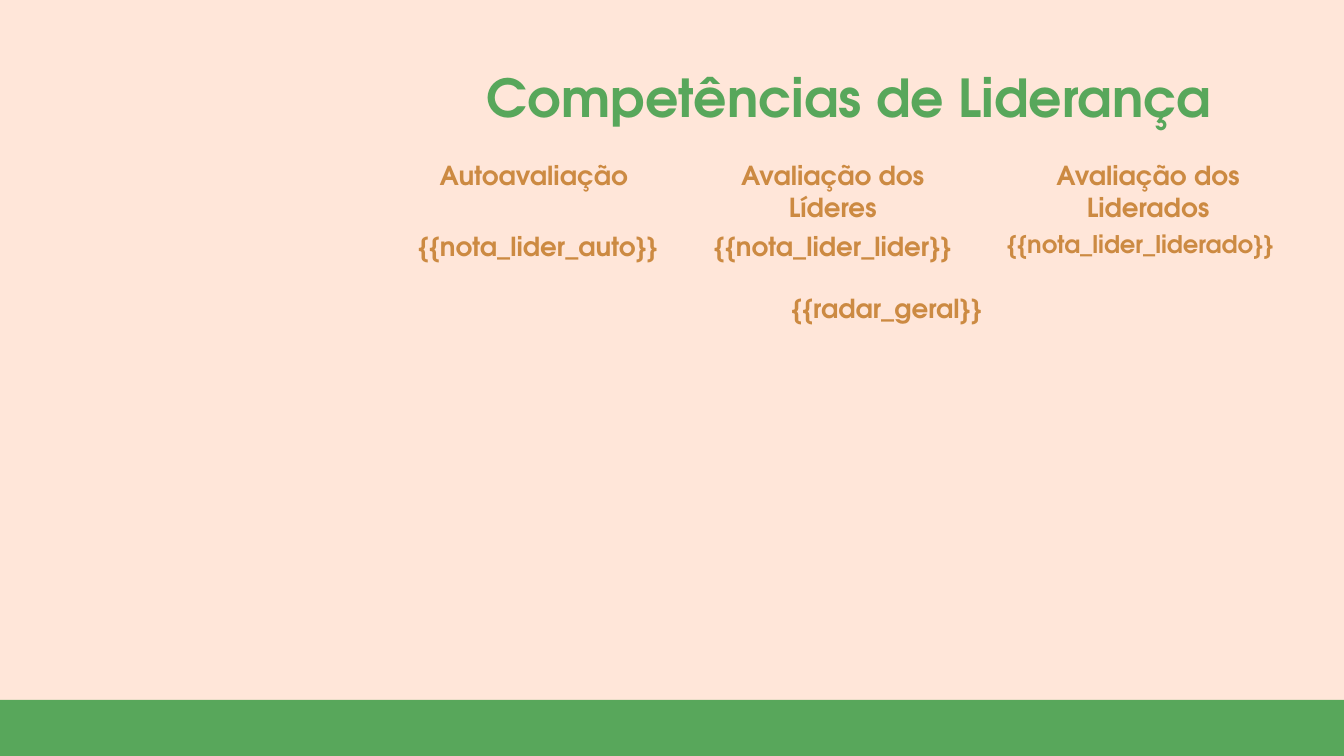
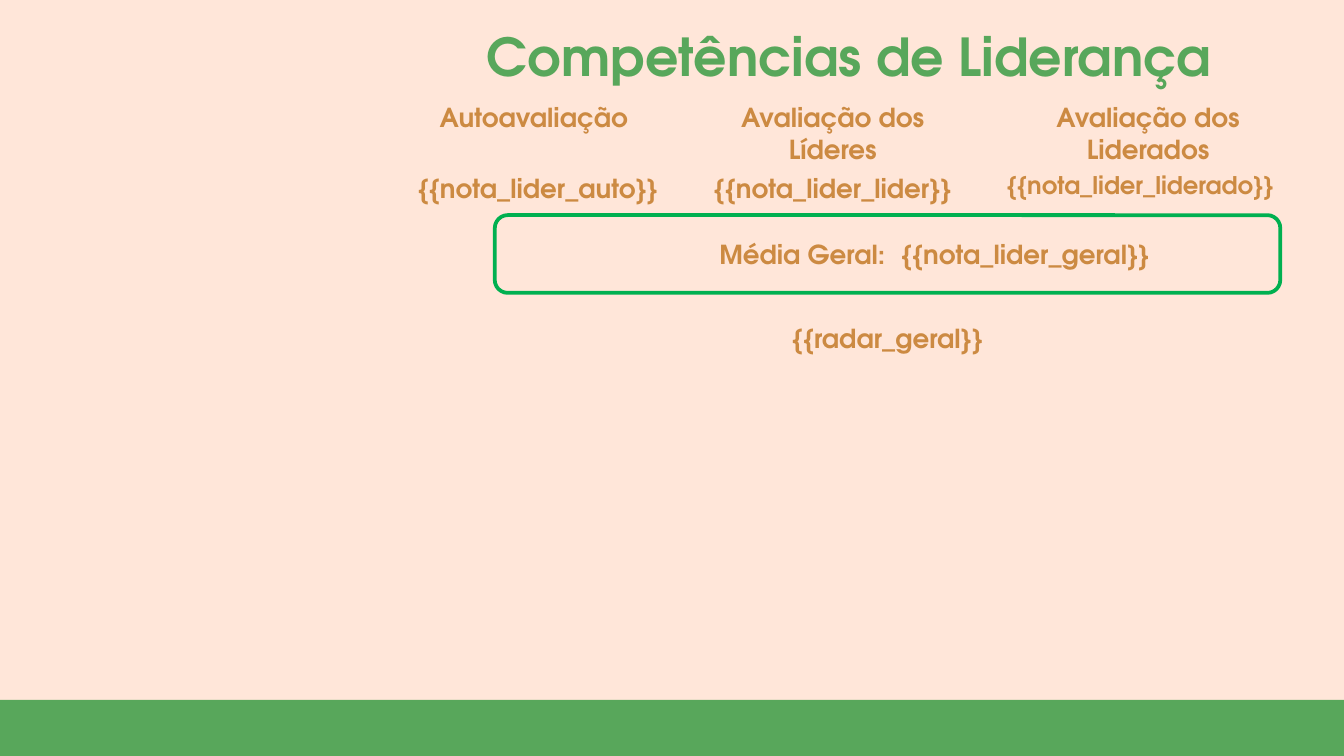
Before and after one commit to hugobovareto/Avaliacao-de-Desempenho-2025, a slide deck: slide 4 of templates/[GARN] Modelo de apresentação de slides.pptx (slide 3 before the commit). Drawn at 1344x756 pixels with LibreOffice and Linux fonts; fonts in the diff are those of the drawing; background and template pictures are left out. Boxes give left, top, right and bottom in pixels: in the first picture for what was removed or moved away, otherwise in the second. Text is boxed around its words. In the diff, an @@ line names an element or a change of style, - is before the commit and + after.

Commit message:
Adição de nomes dos avaliadores e gráfico de radar comparativo

```diff
--- a/templates/[GARN] Modelo de apresentação de slides.pptx
+++ b/templates/[GARN] Modelo de apresentação de slides.pptx
@@ title "Competências de Liderança": place and size @@
-title "Competências de Liderança" at <box>487,77,1212,131</box>
+title "Competências de Liderança" at <box>487,36,1212,90</box>
@@ 3 texts: place and size @@
-3 texts at <box>440,165,1240,218</box>
+3 texts at <box>440,107,1240,160</box>
@@ 3 texts: place and size @@
-3 texts at <box>418,234,1274,263</box>
+3 texts at <box>418,175,1274,205</box>
@@ rounded rectangle added at <box>495,215,1279,293</box>, outline #00B050 2 pt @@
@@ text added at <box>719,243,885,265</box>, 14 pt, text #CC8A42, bold @@
+Média Geral:
@@ text added at <box>901,244,1149,271</box>, 14 pt, text #CC8A42, bold @@
+{{nota_lider_geral}}
@@ text "{{radar_geral}}": place and size @@
-text "{{radar_geral}}" at <box>791,298,982,325</box>
+text "{{radar_geral}}" at <box>792,328,983,355</box>
```
Also in this commit, not shown: 1 other slide changed, 2 slides added, 2 other files.
